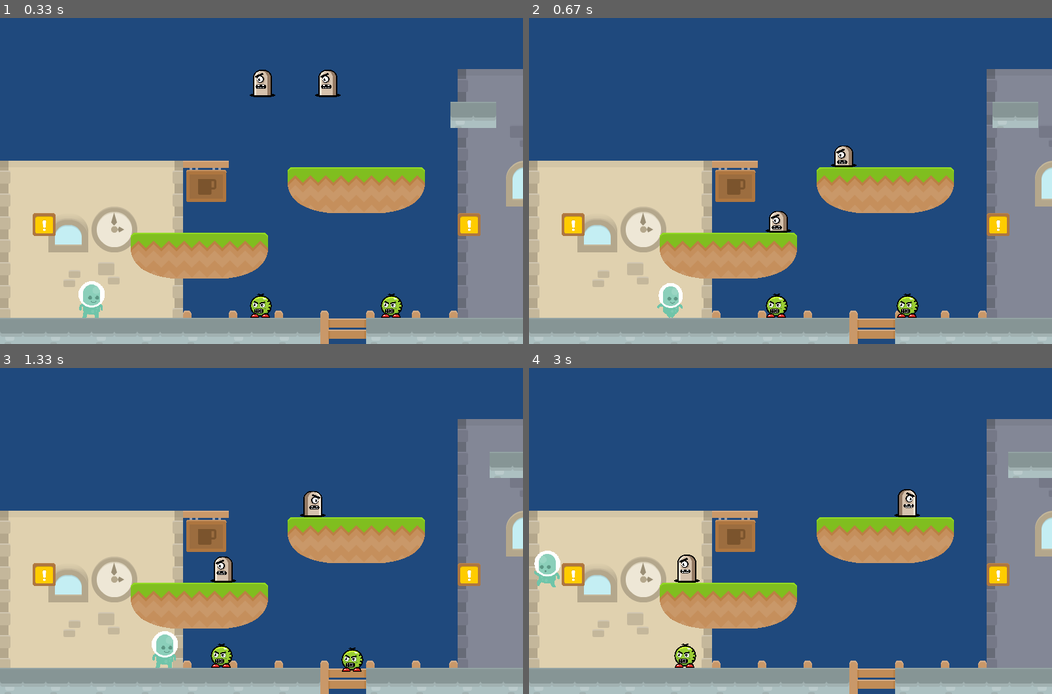
Above: before the commit, frames 1-4 (two rows, left to right).
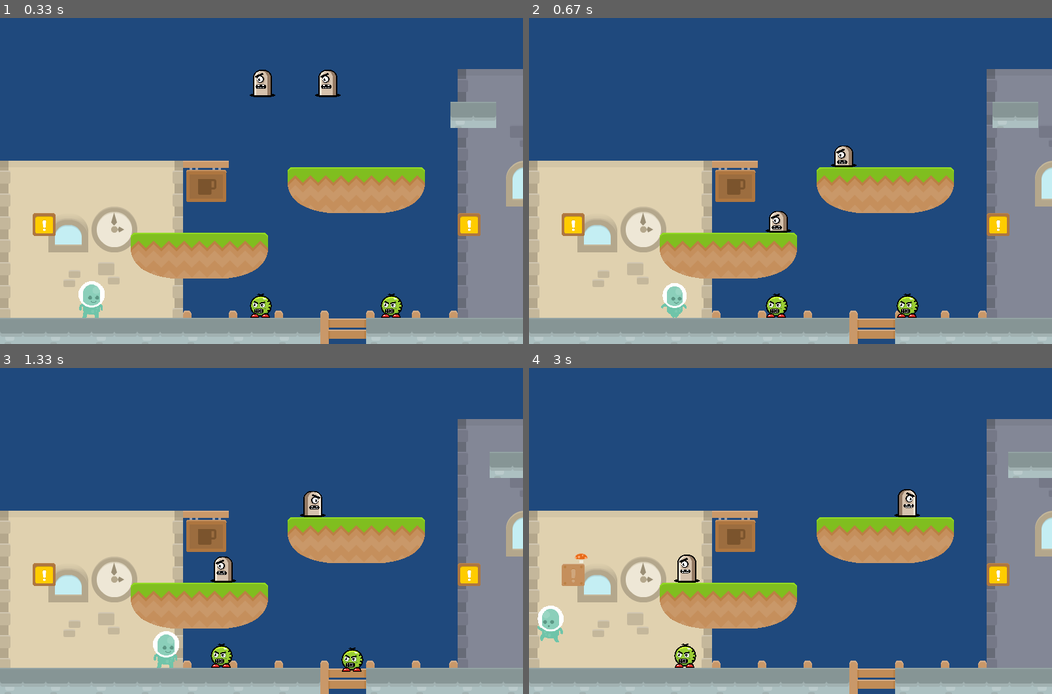
Above: after the commit, the same moments.

Repository: ToBaer94/pygame_platformer
Game: pygame game, started from main.py
Same seed, same stepped clock (60 frames per second), same inputs: the game is played once before the commit and once after it. The source is Python 2; it was converted automatically to run under Python 3.
Inputs:
- Up to frame 1 (0.33 s): no input
- Up to frame 2 (0.67 s): hold Right from 0.33 s (still down)
- Up to frame 3 (1.33 s): release Right at 0.8 s; hold Up 0.83-1.13 s
- Up to frame 4 (3 s): hold Left 1.67-2.2 s; hold Left 2.23-2.63 s; hold Up from 2.67 s (still down)

Frame 1 is identical in both runs. In frame 2, 0.3% of the frame differs, in the area x 24-31%, y 81-92%; in frame 3, 0.1%; in frame 4, 1.2%, in the area x 1-12%, y 56-85%.

Commit message:
Changes to player movement
Experimental player movement that uses floats to allow velocities like
0.5. Also uses experimental change
to make player movement FPS independent.

Diff:
--- a/levels.py
+++ b/levels.py
@@ -24,7 +24,7 @@
 
         self.background = None
 
-    def update(self):
+    def update(self, dt):
         self.platform_list.update()
         self.enemy_list.update()
         self.item_list.update()
--- a/main.py
+++ b/main.py
@@ -11,7 +11,7 @@
     size = [SCREEN_WIDTH, SCREEN_HEIGHT]
     screen = pygame.display.set_mode(size)
 
-    pygame.display.set_caption("Platform Jumper")
+    pygame.display.set_caption("Platform Jumper Mario")
 
     player = Player() # Create the player
 
@@ -25,9 +25,6 @@
     active_sprite_list = pygame.sprite.Group() # Sprite group used for the player independent of the level
     player.level = current_level # Set first level in player class
 
-    # Set position in first level
-    player.rect.x = 120
-    player.rect.y = 580 - player.rect.height
     active_sprite_list.add(player)
 
     done = False
@@ -35,17 +32,20 @@
     clock = pygame.time.Clock()
 
     while not done:
+
+        dt = clock.tick(60)
+
         for event in pygame.event.get():
             if event.type == pygame.QUIT:
                 done = True
 
             if event.type == pygame.KEYDOWN:
                 if event.key == pygame.K_LEFT:
-                    player.go_left()
+                    player.go_left(dt / 1000.0)
                 if event.key == pygame.K_RIGHT:
-                    player.go_right()
+                    player.go_right(dt / 1000.0)
                 if event.key == pygame.K_UP:
-                    player.jump()
+                    player.jump(dt / 1000.0)
 
             if event.type == pygame.KEYUP:
                 if event.key == pygame.K_LEFT and player.change_x < 0:
@@ -56,13 +56,14 @@
                 if event.key == pygame.K_SPACE:
                     player.fire()
 
-        active_sprite_list.update()
-        current_level.update()
+        active_sprite_list.update(dt / 1000.0)
+        current_level.update(dt / 1000.0)
 
         # Camera / Viewport control
         if player.rect.right >= 500:
             diff = player.rect.right - 500
             player.rect.right = 500
+            player.x_pos = player.rect.x
             current_level.shift_world(-diff)
 
         if player.rect.left <= 120:
@@ -71,11 +72,13 @@
                 pass
             else:
                 player.rect.left = 120
+                player.x_pos = player.rect.x
             current_level.shift_world(diff)
 
         # Level control
         if current_level.world_shift < current_level.level_limit and player.rect.x >= 450:
             player.rect.x = 120
+            player.x_pos = player.rect.x
             if current_level_no < len(level_list)-1:
                 current_level_no += 1
                 current_level = level_list[current_level_no]
@@ -111,11 +114,9 @@
             print "Game over"
             done = True
 
-        # Update everything
+        # Draw everything
         current_level.draw(screen)
         active_sprite_list.draw(screen)
-
-        clock.tick(60)
 
         pygame.display.flip()
 
--- a/platforms.py
+++ b/platforms.py
@@ -16,13 +16,11 @@
 img_dir = path.join(path.dirname(__file__), "world")
 
 
-
 class Platform(pygame.sprite.Sprite):
     """
     Class for basic platforms. Uses sprite_sheet.get
     to get the appropriate sprite according to defined values above
     """
-
     def __init__(self, sprite_sheet_data):
         super(Platform, self).__init__()
 
@@ -48,7 +46,7 @@
 
 class MovingPlatform(Platform):
     """
-    Platform that moves on the x or why axis
+    Platform that moves on the x or y axis
     """
     def __init__(self, sprite_sheet_data):
         super(MovingPlatform, self).__init__(sprite_sheet_data)
@@ -74,8 +72,10 @@
         if hit:
             if self.change_x < 0:
                 self.player.rect.right = self.rect.left
+                self.player.x_pos = self.player.rect.x
             else:
                 self.player.rect.left = self.rect.right
+                self.player.x_pos = self.player.rect.x
 
         self.rect.y += self.change_y
 
@@ -83,8 +83,10 @@
         if hit:
             if self.change_y < 0:
                 self.player.rect.bottom = self.rect.top
+                self.player.y_pos = self.player.rect.y
             else:
                 self.player.rect.top = self.rect.bottom
+                self.player.y_pos = self.player.rect.y
 
         if self.rect.bottom > self.boundary_bottom or self.rect.top < self.boundary_top:
             self.change_y *= -1
@@ -94,7 +96,8 @@
             self.change_x *= -1
 
     def collide(self):
-        self.player.rect.x += self.change_x
+        self.player.x_pos += self.change_x
+        self.player.rect.x = self.player.x_pos
 
 
 class SpecialBlock(Platform):
--- a/player_1.py
+++ b/player_1.py
@@ -30,6 +30,12 @@
 
         self.rect = self.image.get_rect()
 
+        self.rect.x = 120
+        self.x_pos = 120 # Used for float point positioning
+
+        self.rect.y = 580 - self.rect.height
+        self.y_pos = 580 - self.rect.height # Used for float point positioning
+
         self.status = "Small" # Power up status
 
         self.direction = "Right" # Sprite direction
@@ -119,14 +125,19 @@
         image = pygame.transform.flip(image, True, False)
         self.walking_frames_l.append(image)
 
-    def update(self):
+    def update(self, dt):
         """
         Updates the player position, handles platform and power up collision (will be moved to its own method)
-        """
-        self.calc_grav()
+        Experimental movement that uses floats to allow velocities like 0.5. Also uses experimental change
+        to make movement FPS independent.
+        """
+
+        self.calc_grav(dt)
+
+        self.x_pos += float(self.change_x)
+        self.rect.x = self.x_pos
 
         # If the player is moving, play the correct movement animation
-        self.rect.x += self.change_x
         if self.change_x != 0:
             pos = self.rect.x + self.level.world_shift
             if self.direction == "Right":
@@ -147,10 +158,12 @@
         for block in block_hit_list:
             if self.change_x > 0:
                 self.rect.right = block.rect.left
+                self.x_pos = self.rect.x
             elif self.change_x < 0:
                 self.rect.left = block.rect.right
-
-        # Handle power up collisions
+                self.x_pos = self.rect.x
+
+        # Handle item pick up collisions
         item_hit_list = pygame.sprite.spritecollide(self, self.level.item_list, True)
         for item in item_hit_list:
             item.collide()
@@ -158,15 +171,17 @@
         # Prevent the player from going off screen
         if self.rect.x <= 0:
             self.rect.x = 0
-
-        self.rect.y += self.change_y
+            self.x_pos = 0
+
+        self.y_pos += float(self.change_y)
+        self.rect.y = self.y_pos
 
         # Handle platform collision after y-axis movement
         block_hit_list = pygame.sprite.spritecollide(self, self.level.platform_list, False)
         if block_hit_list:
             self.jumping = False
         else:
-            # Check if the player is not touching a platform after y-axis movement, set jumping sprite
+            # If the player is not touching a platform after y-axis movement, set jumping sprite
             self.rect.y += 2
             platform_hit_list = pygame.sprite.spritecollide(self, self.level.platform_list, False)
             self.rect.y -= 2
@@ -179,42 +194,43 @@
         for block in block_hit_list:
             if self.change_y > 0:
                 self.rect.bottom = block.rect.top
+                self.y_pos = self.rect.y
             elif self.change_y < 0:
                 self.rect.top = block.rect.bottom
+                self.y_pos = self.rect.y
             self.change_y = 0
 
             block.collide() # Call collide method for specific platforms (item block, moving platform)
 
-    def calc_grav(self):
+    def calc_grav(self, dt):
         """
         Handles gravity
         """
         if self.change_y == 0:
-            self.change_y = 1
+            self.change_y = 60 * dt
 
         else:
-            self.change_y += 0.35
-
-    def jump(self):
+            self.change_y += 21 * dt
+
+    def jump(self, dt):
         """
         Moves the player down 2 pixels to check if he is on the ground, then sets him back up 2 pixels.
         If on the ground, sets y-velocity.
         """
-
         self.rect.y += 2
         platform_hit_list = pygame.sprite.spritecollide(self, self.level.platform_list, False)
         self.rect.y -= 2
 
         if len(platform_hit_list) > 0:
-            self.change_y = -10
+            self.change_y = -600 * dt
             self.jumping = True
 
-    def go_left(self):
-        self.change_x = -4
+    def go_left(self, dt):
+        self.change_x = -240 * dt
         self.direction = "Left"
 
-    def go_right(self):
-        self.change_x = 4
+    def go_right(self, dt):
+        self.change_x = 240 * dt
         self.direction = "Right"
 
     def stop(self):
